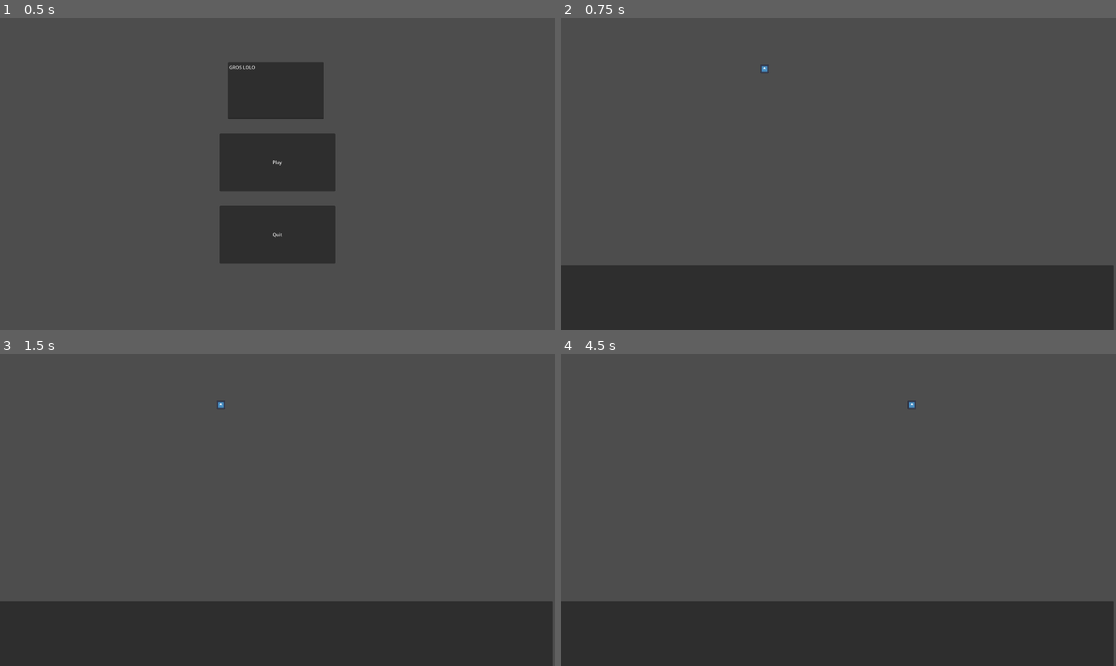
Above: before the commit, frames 1-4 (two rows, left to right).
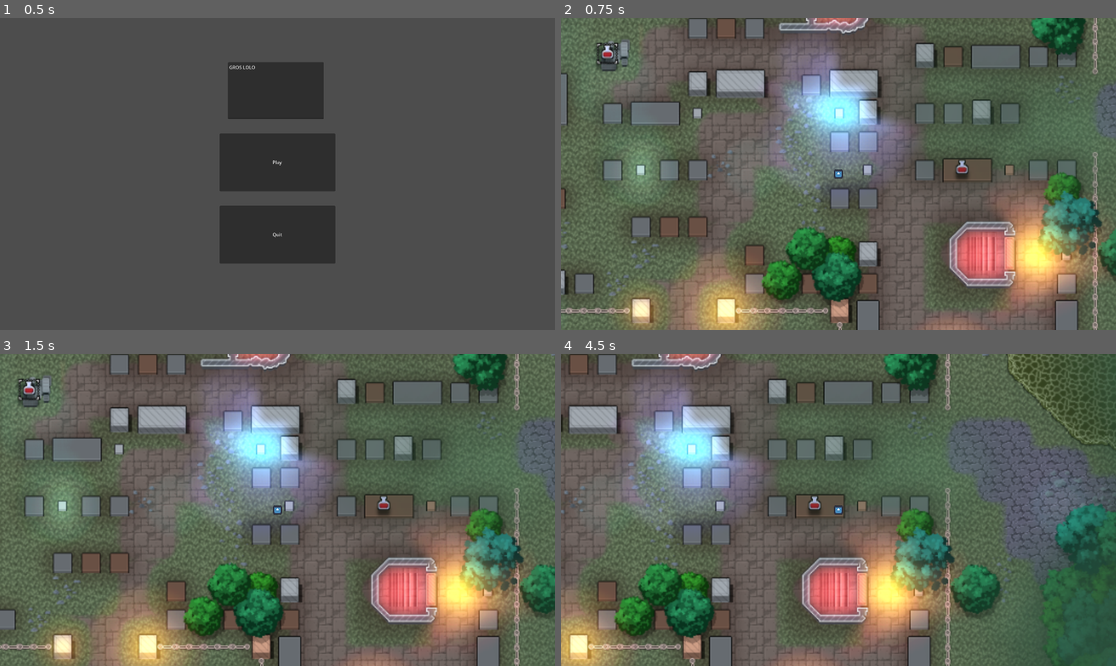
Above: after the commit, the same moments.

Repository: Sebabacou/Manaupen
Game: Godot game, scene res://main.tscn
Same seed, same stepped clock (60 frames per second), same inputs: the game is played once before the commit and once after it. The engine's default icon, where the game draws it, is replaced by a stand-in: a white triangle on a blue panel in a dark square.
Inputs:
- Up to frame 1 (0.5 s): no input
- Up to frame 2 (0.75 s): click "Play" at 0.5 s
- Up to frame 3 (1.5 s): tap Enter (ui_accept) at 1.25 s; hold Right (ui_right) from 1.28 s (still down)
- Up to frame 4 (4.5 s): tap Enter (ui_accept) at 1.52, 2.27, 3.77 s; release Right (ui_right) at 2.78 s; hold Left (ui_left) 2.78-3.53 s; hold Right (ui_right) from 3.53 s (still down)

Frame 1 is identical in both runs. In frame 2, 65% of the frame differs, in the area x 0-100%, y 0-100%; in frame 3, 65%; in frame 4, 66%.

Commit message:
adding the back_map with the view and the colision box

Diff:
--- a/world.tscn
+++ b/world.tscn
@@ -1,37 +1,75 @@
-[gd_scene load_steps=5 format=3 uid="uid://cmj5ucvmhlsmm"]
+[gd_scene load_steps=10 format=3 uid="uid://cmj5ucvmhlsmm"]
 
+[ext_resource type="Texture2D" uid="uid://drtonxannt5re" path="res://map_v2.png" id="1_p7pbr"]
 [ext_resource type="PackedScene" uid="uid://cih03pafw0tyh" path="res://Player/character_body_2d.tscn" id="1_wxyr7"]
 
-[sub_resource type="RectangleShape2D" id="RectangleShape2D_3gd2q"]
-size = Vector2(2237.12, 529)
+[sub_resource type="GDScript" id="GDScript_1smhk"]
 
-[sub_resource type="RectangleShape2D" id="RectangleShape2D_0phh3"]
-size = Vector2(338, 970)
+[sub_resource type="GDScript" id="GDScript_gymx4"]
 
-[sub_resource type="RectangleShape2D" id="RectangleShape2D_nq4j3"]
-size = Vector2(600, 1336)
+[sub_resource type="RectangleShape2D" id="RectangleShape2D_qc450"]
+size = Vector2(429.5, 10)
+
+[sub_resource type="RectangleShape2D" id="RectangleShape2D_ra55a"]
+size = Vector2(62.25, 81)
+
+[sub_resource type="RectangleShape2D" id="RectangleShape2D_em005"]
+size = Vector2(15.3125, 237)
+
+[sub_resource type="CircleShape2D" id="CircleShape2D_lpk0f"]
+radius = 81.5843
+
+[sub_resource type="RectangleShape2D" id="RectangleShape2D_vpb8v"]
+size = Vector2(73, 170)
 
 [node name="world" type="Node2D"]
+script = SubResource("GDScript_1smhk")
+
+[node name="MapV2" type="Sprite2D" parent="."]
+position = Vector2(866, 482)
+scale = Vector2(3.63186, 3.63186)
+texture = ExtResource("1_p7pbr")
 
 [node name="CharacterBody2D" parent="." instance=ExtResource("1_wxyr7")]
-position = Vector2(704, 176)
+position = Vector2(960, 500)
+
+[node name="Camera2D" type="Camera2D" parent="CharacterBody2D"]
+script = SubResource("GDScript_gymx4")
 
 [node name="StaticBody2D" type="StaticBody2D" parent="."]
 
 [node name="CollisionShape2D" type="CollisionShape2D" parent="StaticBody2D"]
-position = Vector2(896, 1120)
-shape = SubResource("RectangleShape2D_3gd2q")
+position = Vector2(1198.75, 1267)
+shape = SubResource("RectangleShape2D_qc450")
 
 [node name="CollisionShape2D2" type="CollisionShape2D" parent="StaticBody2D"]
-position = Vector2(-40, 440)
-shape = SubResource("RectangleShape2D_0phh3")
+position = Vector2(963.5, 1271)
+shape = SubResource("RectangleShape2D_ra55a")
 
 [node name="CollisionShape2D3" type="CollisionShape2D" parent="StaticBody2D"]
-position = Vector2(2116, 508)
-shape = SubResource("RectangleShape2D_nq4j3")
+position = Vector2(968, 1120)
+shape = SubResource("RectangleShape2D_em005")
 
-[node name="Panel" type="Panel" parent="StaticBody2D"]
-offset_left = -8.0
-offset_top = 856.0
-offset_right = 1912.0
-offset_bottom = 1504.0
+[node name="CollisionShape2D4" type="CollisionShape2D" parent="StaticBody2D"]
+position = Vector2(966.25, 976)
+shape = SubResource("RectangleShape2D_ra55a")
+
+[node name="CollisionShape2D5" type="CollisionShape2D" parent="StaticBody2D"]
+position = Vector2(760, 976)
+shape = SubResource("RectangleShape2D_qc450")
+
+[node name="CollisionShape2D6" type="CollisionShape2D" parent="StaticBody2D"]
+position = Vector2(576, 976)
+shape = SubResource("RectangleShape2D_ra55a")
+
+[node name="CollisionShape2D7" type="CollisionShape2D" parent="StaticBody2D"]
+position = Vector2(1056, 1168)
+shape = SubResource("CircleShape2D_lpk0f")
+
+[node name="CollisionShape2D8" type="CollisionShape2D" parent="StaticBody2D"]
+position = Vector2(1059.5, 1027)
+shape = SubResource("RectangleShape2D_vpb8v")
+
+[node name="CollisionShape2D9" type="CollisionShape2D" parent="StaticBody2D"]
+position = Vector2(1160, 1168)
+shape = SubResource("RectangleShape2D_ra55a")
Binary file added: map_v2.png
Not shown, added: map_v2.png.import
